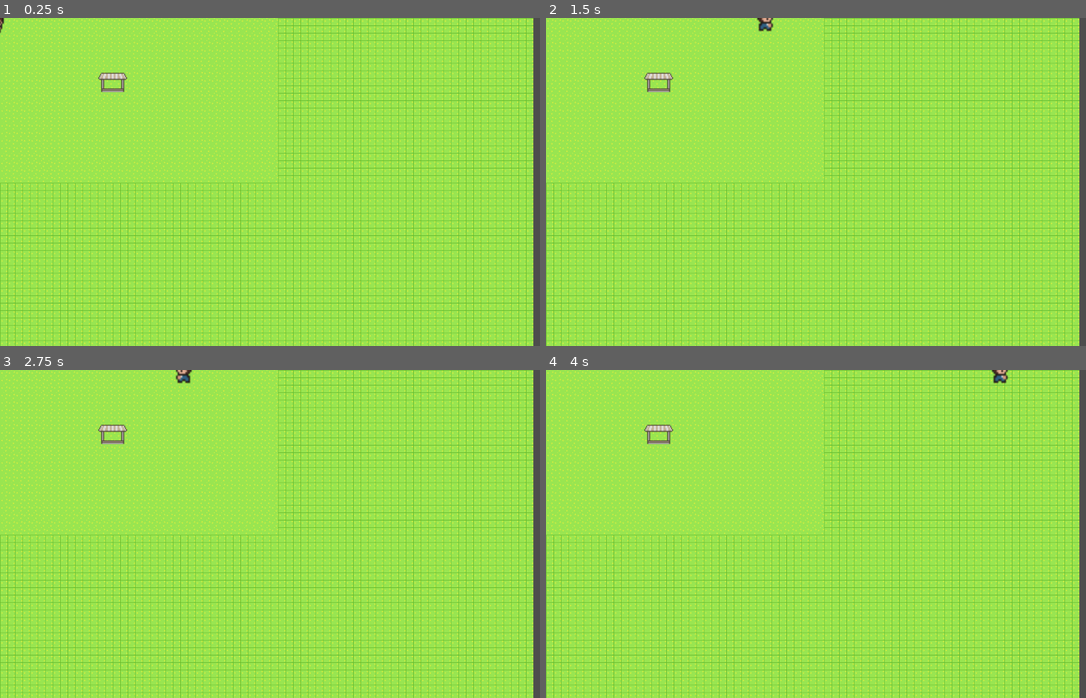
Above: before the commit, frames 1-4 (two rows, left to right).
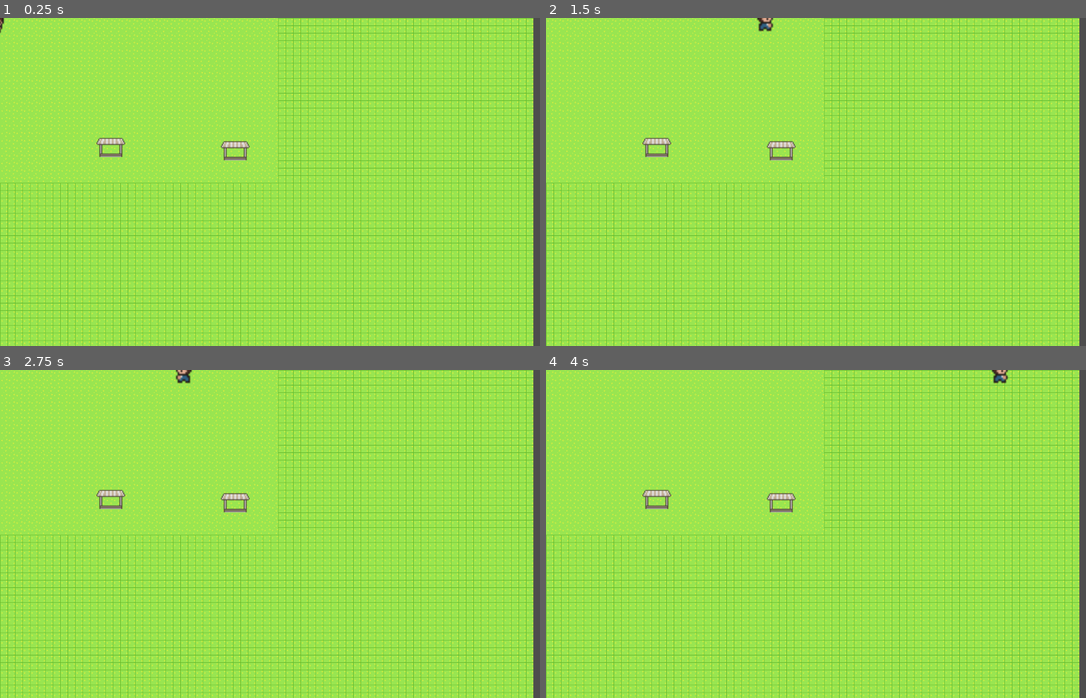
Above: after the commit, the same moments.

Repository: jeffreytsaw1/crusoe-hackathon
Game: Godot game, scene res://world.tscn
Two runs of this game, one before a commit and one after it. Both use one fixed random seed, a clock stepped at 60 frames per second and the inputs below. This scene is started directly instead of the project's main scene.
Inputs:
- Up to frame 1 (0.25 s): no input
- Up to frame 2 (1.5 s): tap Enter (ui_accept) at 0.5, 0.77 s; hold Right (ui_right) from 0.53 s (still down)
- Up to frame 3 (2.75 s): tap Enter (ui_accept) at 1.52 s; release Right (ui_right) at 2.03 s; hold Left (ui_left) from 2.03 s (still down)
- Up to frame 4 (4 s): release Left (ui_left) at 2.78 s; hold Right (ui_right) from 2.78 s (still down); tap Enter (ui_accept) at 3.02, 3.77 s

The runs differ from the first frame. In frame 1, 0.6% of the frame differs, in the area x 17-47%, y 16-44%; in frame 2, 0.6%; in frame 3, 0.6%; in frame 4, 0.6%.

Commit message:
better shop

Diff:
--- a/pad.gd
+++ b/pad.gd
@@ -1,6 +1,8 @@
 extends StaticBody2D
 
 func _ready():
+	$shopmenu.pad_name = self.name
+	#$shopmenu.$padname = self.name
 	$shopmenu.visible = false
 
 func _on_area_2d_body_entered(body):
@@ -11,5 +13,6 @@
 			$shopmenu.visible = true
 
 
+
 func _on_area_2d_body_exited(body):
 	$shopmenu.visible = false
--- a/shopmenu.gd
+++ b/shopmenu.gd
@@ -2,20 +2,26 @@
 
 
 var pad_owned = false
+var pad_name = ""
+var number_of_boxes = 1
+var base_price = 50
 
 var price = 100 # adjust based on thing
 # Called when the node enters the scene tree for the first time.
 func _ready():
-	pass # Replace with function body.
+	pass
 
 
 # Called every frame. 'delta' is the elapsed time since the previous frame.
 func _process(delta):
-	pass
+	$padname.text = pad_name
+	$numboxes.text = str(number_of_boxes)
 
 func _physics_process(delta):
-	# coin logic
+	# coin logicpa
 	$buybuttoncolour.color = "5ea01d"
+	price = base_price * number_of_boxes
+	$price.text = str(price)
 
 
 func _on_buybutton_pressed():
@@ -24,3 +30,15 @@
 		pad_owned = true
 		self.visible = false
 	#coin logic here
+
+
+
+
+func _on_subtract_pressed():
+	if number_of_boxes > 1:
+		number_of_boxes -= 1
+
+
+func _on_add_pressed():
+	if number_of_boxes < 36:
+		number_of_boxes += 1
--- a/shopmenu.tscn
+++ b/shopmenu.tscn
@@ -18,46 +18,116 @@
 "speed": 5.0
 }]
 
+[sub_resource type="AtlasTexture" id="AtlasTexture_edjju"]
+atlas = ExtResource("2_2281d")
+region = Rect2(176, 84, 16, 12)
+
+[sub_resource type="SpriteFrames" id="SpriteFrames_okuaj"]
+animations = [{
+"frames": [{
+"duration": 1.0,
+"texture": SubResource("AtlasTexture_edjju")
+}],
+"loop": true,
+"name": &"default",
+"speed": 5.0
+}]
+
+[sub_resource type="AtlasTexture" id="AtlasTexture_x6b0k"]
+atlas = ExtResource("2_2281d")
+region = Rect2(176, 84, 16, 12)
+
+[sub_resource type="SpriteFrames" id="SpriteFrames_bmxpv"]
+animations = [{
+"frames": [{
+"duration": 1.0,
+"texture": SubResource("AtlasTexture_x6b0k")
+}],
+"loop": true,
+"name": &"default",
+"speed": 5.0
+}]
+
 [node name="shopmenu" type="StaticBody2D"]
 script = ExtResource("1_rug6c")
 
 [node name="ColorRect" type="ColorRect" parent="."]
 offset_left = 130.0
 offset_top = 23.0
-offset_right = 273.0
-offset_bottom = 113.0
+offset_right = 336.0
+offset_bottom = 146.0
 color = Color(0.165116, 0.201936, 0.212833, 1)
 
 [node name="price" type="RichTextLabel" parent="."]
-offset_left = 201.0
-offset_top = 27.0
-offset_right = 241.0
-offset_bottom = 67.0
+offset_left = 263.0
+offset_top = 28.0
+offset_right = 303.0
+offset_bottom = 57.0
 text = "100"
 
 [node name="coin" type="AnimatedSprite2D" parent="."]
-position = Vector2(245, 39)
+position = Vector2(309, 40)
 scale = Vector2(1.65385, 1.4375)
 sprite_frames = SubResource("SpriteFrames_r6w8c")
 
 [node name="padname" type="RichTextLabel" parent="."]
-offset_left = 154.0
-offset_top = 54.0
-offset_right = 247.0
-offset_bottom = 79.0
+offset_left = 138.0
+offset_top = 26.0
+offset_right = 230.0
+offset_bottom = 54.0
 text = "BrownBear"
 
 [node name="buybuttoncolour" type="ColorRect" parent="."]
-offset_left = 165.0
-offset_top = 81.0
-offset_right = 236.0
-offset_bottom = 106.0
+offset_left = 204.0
+offset_top = 115.0
+offset_right = 275.0
+offset_bottom = 140.0
 color = Color(0.368627, 0.627451, 0.113725, 1)
 
 [node name="buybutton" type="Button" parent="."]
-offset_left = 164.0
-offset_top = 80.0
-offset_right = 234.0
-offset_bottom = 107.0
+offset_left = 204.0
+offset_top = 113.0
+offset_right = 274.0
+offset_bottom = 140.0
+
+[node name="boxes" type="RichTextLabel" parent="."]
+offset_left = 139.0
+offset_top = 67.0
+offset_right = 195.0
+offset_bottom = 96.0
+text = "Boxes"
+
+[node name="subtractbutton" type="AnimatedSprite2D" parent="."]
+position = Vector2(281, 85.75)
+rotation = 1.5708
+scale = Vector2(2.25, 2.125)
+sprite_frames = SubResource("SpriteFrames_okuaj")
+
+[node name="addbutton" type="AnimatedSprite2D" parent="."]
+position = Vector2(315, 83)
+rotation = 4.71239
+scale = Vector2(2.4375, 2.08333)
+sprite_frames = SubResource("SpriteFrames_bmxpv")
+
+[node name="subtract" type="Button" parent="."]
+offset_left = 266.0
+offset_top = 71.0
+offset_right = 293.0
+offset_bottom = 97.0
+
+[node name="add" type="Button" parent="."]
+offset_left = 300.0
+offset_top = 71.0
+offset_right = 327.0
+offset_bottom = 97.0
+
+[node name="numboxes" type="RichTextLabel" parent="."]
+offset_left = 209.0
+offset_top = 69.0
+offset_right = 249.0
+offset_bottom = 109.0
+text = "1"
 
 [connection signal="pressed" from="buybutton" to="." method="_on_buybutton_pressed"]
+[connection signal="pressed" from="subtract" to="." method="_on_subtract_pressed"]
+[connection signal="pressed" from="add" to="." method="_on_add_pressed"]
--- a/world.tscn
+++ b/world.tscn
@@ -52,5 +52,8 @@
 [node name="player" parent="." instance=ExtResource("2_o4541")]
 position = Vector2(0, -3)
 
-[node name="pad" parent="." instance=ExtResource("3_o7ej4")]
-position = Vector2(239, 133)
+[node name="BrownBear" parent="." instance=ExtResource("3_o7ej4")]
+position = Vector2(235, 272)
+
+[node name="Altuve" parent="." instance=ExtResource("3_o7ej4")]
+position = Vector2(500, 279)
Not shown: 1 places in shopmenu.tscn that only renumber resources
